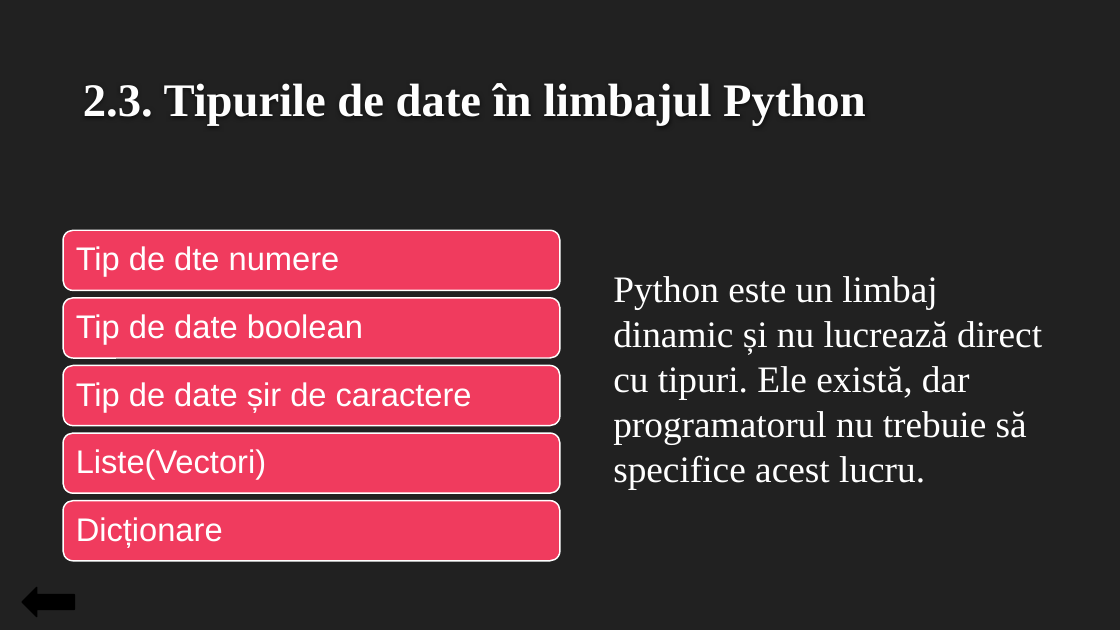
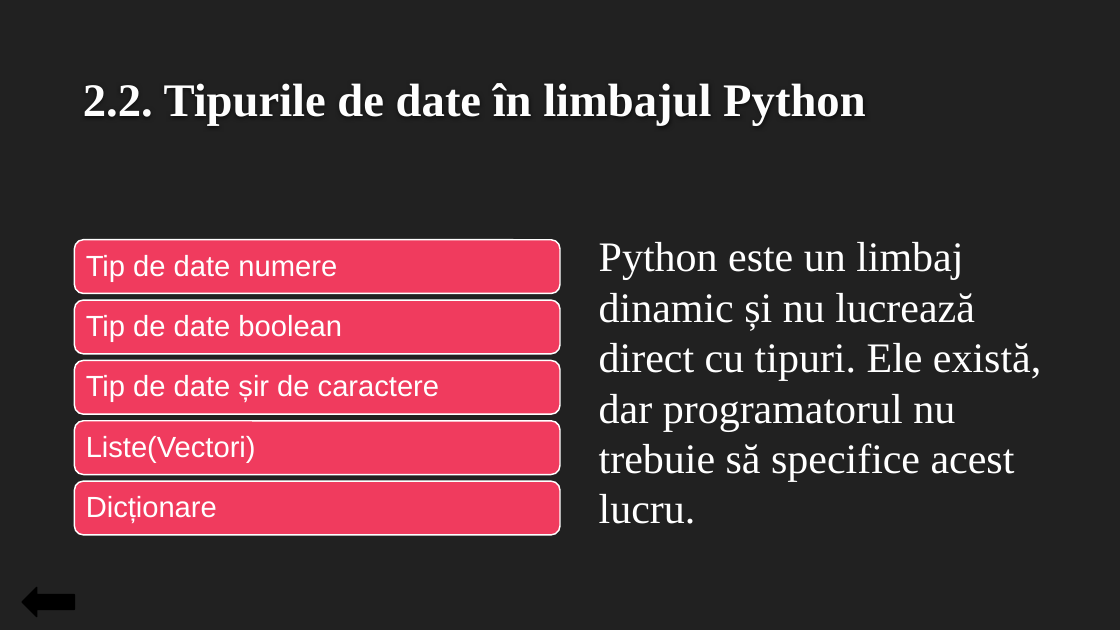
Before and after one commit to CernolevCorina/Python_introduction, a slide deck: slide 8 of Introducere în limbajul de programare Python.pptx (slide 9 before the commit). Drawn at 1120x630 pixels with LibreOffice and Linux fonts; fonts in the diff are those of the drawing; background and template pictures are left out. Boxes give left, top, right and bottom in pixels: in the first picture for what was removed or moved away, otherwise in the second. Text is boxed around its words. In the diff, an @@ line names an element or a change of style, - is before the commit and + after.

```diff
--- a/Introducere în limbajul de programare Python.pptx
+++ b/Introducere în limbajul de programare Python.pptx
@@ title at [83, 83, 866, 126]: text changed @@
-2.3. Tipurile de date în limbajul Python
+2.2. Tipurile de date în limbajul Python
@@ rounded rectangle: place and size @@
-rounded rectangle at [63, 230, 560, 291]
+rounded rectangle at [75, 239, 560, 293]
@@ text "Python este un limbaj dinamic ...": place and size @@
-text "Python este un limbaj dinamic ..." at [613, 276, 1042, 489]
+text "Python este un limbaj dinamic ..." at [599, 242, 1041, 524]
@@ text "Python este un limbaj dinamic ..." at [599, 242, 1041, 524]: size 32 to 36 pt @@
@@ text at [86, 255, 337, 282]: text changed; size 28 to 25 pt @@
-Tip de dte numere
+Tip de date numere
@@ rounded rectangle: place and size @@
-rounded rectangle at [63, 298, 560, 359]
+rounded rectangle at [75, 300, 560, 354]
@@ text "Tip de date boolean": place and size @@
-text "Tip de date boolean" at [76, 314, 363, 344]
+text "Tip de date boolean" at [86, 315, 342, 342]
@@ rounded rectangle: place and size @@
-rounded rectangle at [63, 365, 560, 426]
+rounded rectangle at [75, 360, 560, 414]
@@ text "Tip de date șir de ...": place and size @@
-text "Tip de date șir de ..." at [76, 382, 472, 412]
+text "Tip de date șir de ..." at [86, 375, 439, 402]
@@ rounded rectangle: place and size @@
-rounded rectangle at [63, 434, 560, 494]
+rounded rectangle at [75, 421, 560, 475]
@@ text "Liste(Vectori)": place and size @@
-text "Liste(Vectori)" at [76, 449, 266, 479]
+text "Liste(Vectori)" at [86, 436, 256, 463]
@@ rounded rectangle: place and size @@
-rounded rectangle at [63, 501, 560, 561]
+rounded rectangle at [75, 481, 560, 535]
@@ size 28 to 25 pt; less space between paragraphs in 4 elements at [86, 315, 342, 342], [86, 375, 439, 402], [86, 436, 256, 463], [86, 496, 217, 523] @@
@@ text "Dicționare": place and size @@
-text "Dicționare" at [76, 517, 223, 547]
+text "Dicționare" at [86, 496, 217, 523]
```
Also in this commit, not shown: 9 other slides changed, 1 slide added, 1 other file.
